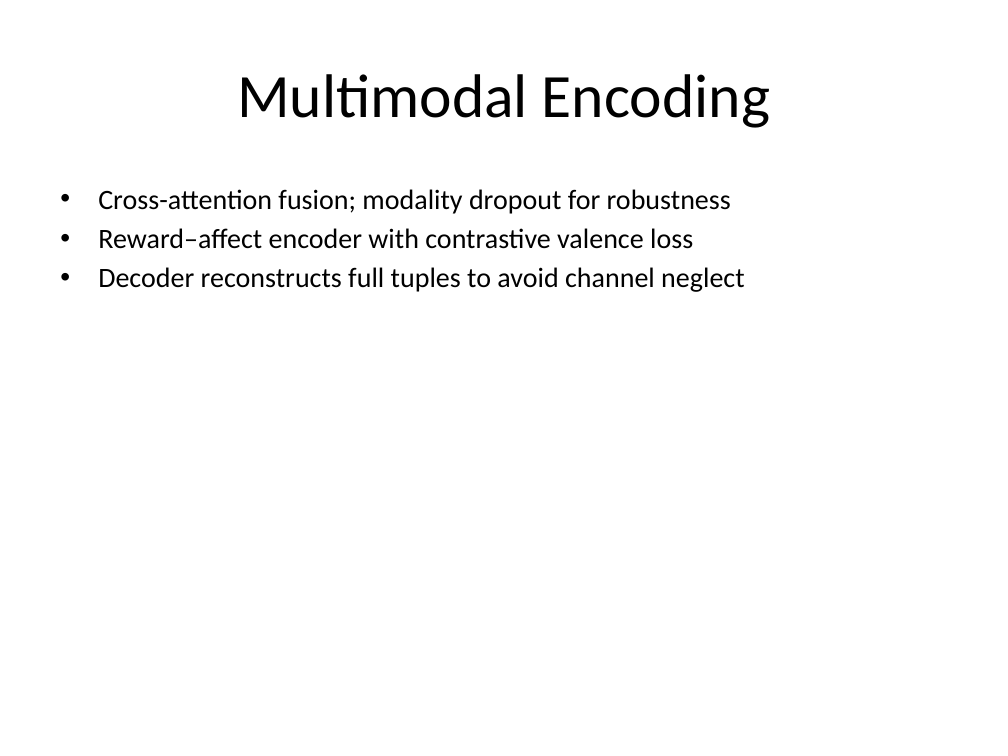
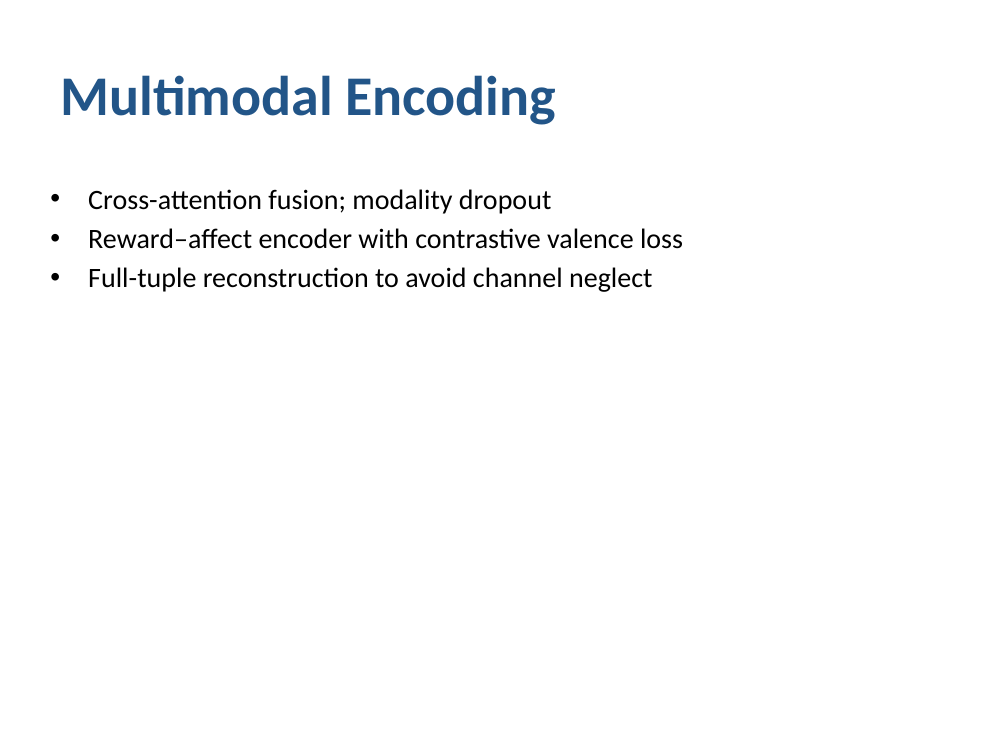
Before and after one commit to csmangum/latent_experience_modeling, a slide deck: slide 6 of CIMC_Proposal_Presentation.pptx. Drawn at 1008x756 pixels with LibreOffice and Linux fonts; fonts in the diff are those of the drawing. Boxes give left, top, right and bottom in pixels: in the first picture for what was removed or moved away, otherwise in the second. Text is boxed around its words. In the diff, an @@ line names an element or a change of style, - is before the commit and + after.

```diff
--- a/CIMC_Proposal_Presentation.pptx
+++ b/CIMC_Proposal_Presentation.pptx
@@ title "Multimodal Encoding" at box(60, 75, 556, 125): size 44 to 40 pt, text colour #000000 to #225588, bold on; alignment centre to left @@
@@ text at box(88, 189, 551, 214): text changed @@
-• Cross-attention fusion; modality dropout for robustness
+• Cross-attention fusion; modality dropout
@@ text at box(88, 267, 652, 292): text changed @@
-• Decoder reconstructs full tuples to avoid channel neglect
+• Full-tuple reconstruction to avoid channel neglect
```
Also in this commit, not shown: 14 other slides changed, 2 other files.
